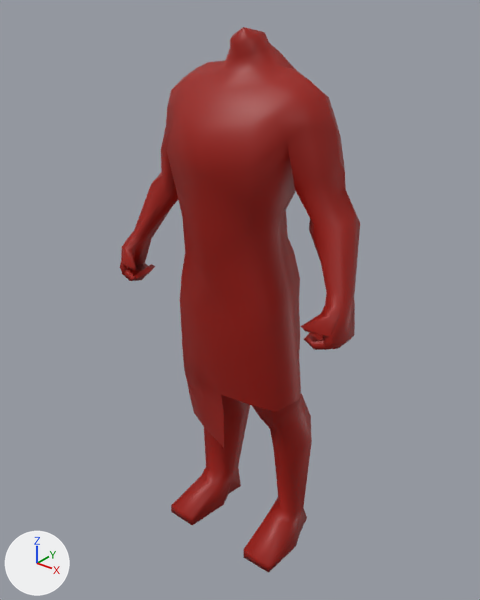
The COLLADA model art/meshes/skeletal/new/m_hero_tunic.dae as it was, and as the next commit left it.
Camera for both pictures: a 50 mm lens placed at (2.66, -3.34, 4.12), pointed at (-0.04, 0.03, 2.03). Every picture has the same lights, and +X, +Y and +Z are marked at lower left. Vertices at the same position are counted once.

The first picture shows 'm_hero_tunic'.
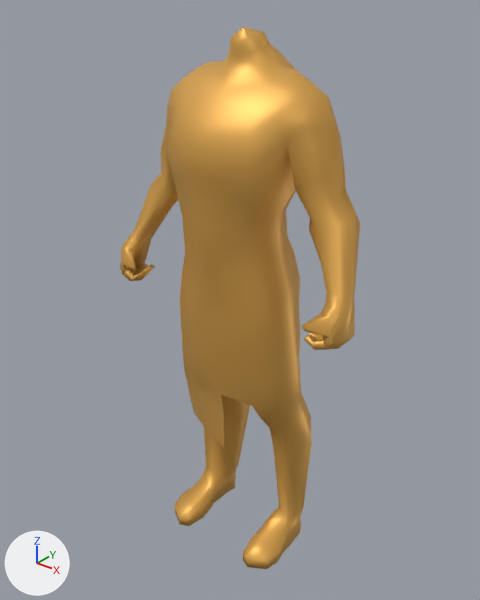
Scene script edits in JSON lines:
```json
{"op": "add", "block": "mat_skin", "code": ["mat_skin = principled_material('Skin')", "mat_skin.base_color = (0.8, 0.433, 0.0937)  # orange #e7b056", "mat_skin.metallic = 0.5"]}
{"block": "me_cube_026", "where": "# used by ob_m_hero_tunic; location = (0.0, 0.0, 0.0)"}
{"op": "remove", "block": "me_cube_026", "code": "me_cube_026.from_pydata(...)  # 400 vertices, 784 faces; spans x -0.96..0.96, y -0.43..0.43, z -0.01..3.85"}
{"op": "add", "block": "me_cube_026", "code": "me_cube_026.from_pydata(...)  # 442 vertices, 868 faces; spans x -0.96..0.96, y -0.43..0.43, z 0.0..3.85"}
{"block": "me_cube_026", "change": "me_cube_026 part 1"}
{"block": "me_cube_026", "change": "28 vertices are removed from x -0.53..0.53, y -0.32..0.36, z -0.01..0.2"}
{"block": "me_cube_026", "change": "70 faces are deleted"}
{"block": "me_cube_026", "change": "4 vertices move from x -0.52..0.52, y -0.31..0.03, z 0.07..0.19 to x -0.47..0.47, y -0.08..0.0, z 0.14..0.19"}
{"block": "me_cube_026", "change": "70 vertices are added at x -0.51..0.51, y -0.38..0.3, z 0.0..0.2"}
{"block": "me_cube_026", "change": "154 new faces join them"}
{"block": "me_cube_026", "change": "me_cube_026 part 2: 714 faces spanning x -0.96..0.96, y -0.43..0.43, z 0.19..3.85 switch from mat_unit_hero (red #9c1000) to mat_skin (orange #e7b056)"}
```

What differs and where, as boxes [x1, y1, x2, y2] in the pictures (480 x 600 px):
```json
{"object": "m_hero_tunic", "change": "reshaped", "before": [120, 27, 360, 573], "after": [120, 27, 360, 569]}
{"part": 1, "of": "me_cube_026", "change": "built on", "before": [171, 464, 307, 573], "after": [174, 465, 303, 569]}
{"part": 2, "of": "me_cube_026", "change": "recoloured", "before": [120, 27, 360, 513], "after": [120, 27, 360, 513]}
```
